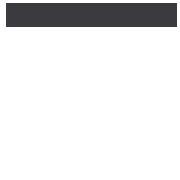
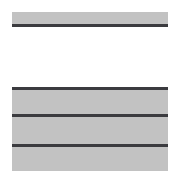
Comparing the layer stacks of the two 180×180 images. Changes:
added layer "Layer 4" above "Layer 3" over [12,12,168,171]
hid "Layer 3" over [6,3,177,27]
